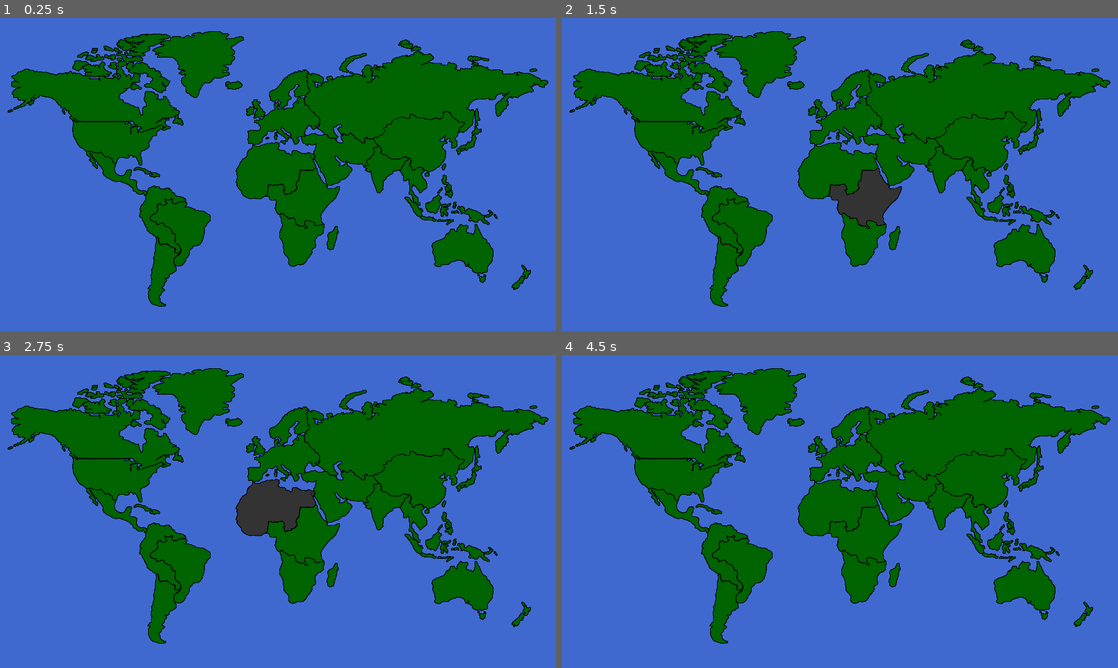
Above: before the commit, frames 1-4 (two rows, left to right).
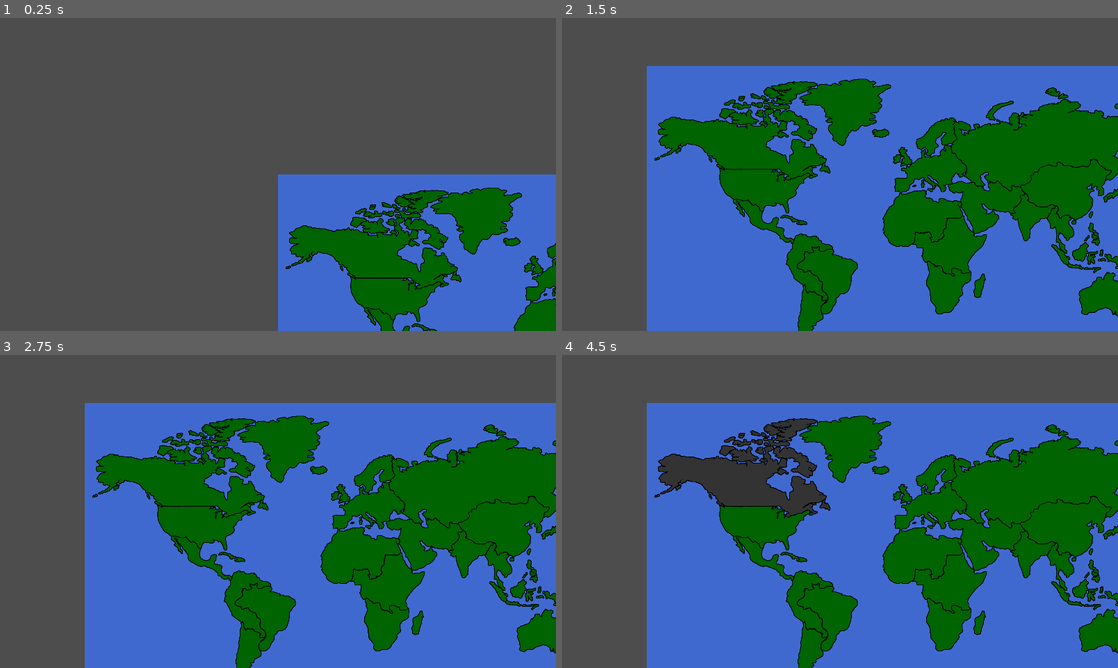
Above: after the commit, the same moments.

Repository: Niwatori401/PandemicGame
Game: Godot game, scene res://Scene/map_1.tscn
Two runs of this game, one before a commit and one after it. Both use one fixed random seed, a clock stepped at 60 frames per second and the inputs below.
Inputs (mouse positions are in pixels of both pictures, inside the frame that each line leads up to):
- Up to frame 1 (0.25 s): no input
- Up to frame 2 (1.5 s): tap Enter at 0.5 s; drag from (840, 174) to (895, 105) at 0.52 s; drag from (840, 174) to (812, 237) at 1.27 s
- Up to frame 3 (2.75 s): tap Space at 2 s; move the mouse to (278, 511) at 2.02 s; click (278, 511) at 2.17 s
- Up to frame 4 (4.5 s): tap Enter at 2.75, 4.25 s; drag from (840, 511) to (673, 464) at 2.77 s; tap Space at 3.5 s; drag from (840, 511) to (867, 511) at 3.52 s; drag from (840, 511) to (756, 433) at 4.27 s

The runs differ from the first frame. In frame 1, 87% of the frame differs, in the area x 0-100%, y 0-100%; in frame 2, 68%; in frame 3, 68%; in frame 4, 69%.

Commit message:
Remove unnecessary node

Diff:
--- /dev/null
+++ b/Scene/main_gui.tscn
@@ -0,0 +1,23 @@
+[gd_scene load_steps=2 format=3 uid="uid://bbolkxeyp3wq5"]
+
+[ext_resource type="Script" path="res://Src/main_gui.gd" id="1_gg143"]
+
+[node name="MainGUI" type="Control"]
+layout_mode = 3
+anchors_preset = 15
+anchor_right = 1.0
+anchor_bottom = 1.0
+grow_horizontal = 2
+grow_vertical = 2
+script = ExtResource("1_gg143")
+
+[node name="Button" type="TextureButton" parent="."]
+layout_mode = 0
+offset_right = 40.0
+offset_bottom = 40.0
+
+[node name="Label" type="RichTextLabel" parent="Button"]
+layout_mode = 0
+offset_right = 40.0
+offset_bottom = 40.0
+mouse_filter = 2
--- a/Scene/map_1.tscn
+++ b/Scene/map_1.tscn
@@ -1,6 +1,7 @@
-[gd_scene load_steps=22 format=3 uid="uid://b1aumwyase5k1"]
+[gd_scene load_steps=23 format=3 uid="uid://b1aumwyase5k1"]
 
 [ext_resource type="Texture2D" uid="uid://dw13s1ed4ih8w" path="res://Assets/Art/map_background.png" id="1_d856r"]
+[ext_resource type="Script" path="res://Src/map_1.gd" id="1_rtube"]
 [ext_resource type="PackedScene" uid="uid://cap7nr54liyel" path="res://Scene/region.tscn" id="2_uxgqf"]
 [ext_resource type="Texture2D" uid="uid://cy2qdbnb845hm" path="res://Assets/Art/north_america_usa.png" id="3_5hvfj"]
 [ext_resource type="Texture2D" uid="uid://drg8cp7fp0s0f" path="res://Assets/Art/north_america_greenland.png" id="4_1gdme"]
@@ -23,6 +24,7 @@
 [ext_resource type="PackedScene" uid="uid://b2d5nx4f8p4x4" path="res://Scene/region_overview_dialog.tscn" id="21_l4jp5"]
 
 [node name="Map_1" type="Node"]
+script = ExtResource("1_rtube")
 
 [node name="BackgroundImage" type="Sprite2D" parent="."]
 position = Vector2(576, 324)
@@ -104,3 +106,7 @@
 region_name = "Japan"
 
 [node name="RegionOverviewDialog" parent="." instance=ExtResource("21_l4jp5")]
+
+[node name="PlayerCamera" type="Camera2D" parent="."]
+position_smoothing_enabled = true
+position_smoothing_speed = 10.0
--- /dev/null
+++ b/Src/main_gui.gd
@@ -0,0 +1,11 @@
+extends Control
+
+
+# Called when the node enters the scene tree for the first time.
+func _ready():
+	pass # Replace with function body.
+
+
+# Called every frame. 'delta' is the elapsed time since the previous frame.
+func _process(delta):
+	pass
--- /dev/null
+++ b/Src/map_1.gd
@@ -0,0 +1,31 @@
+extends Node
+
+var ZOOM_MINIMUM = 1.0;
+var ZOOM_MAXIMUM = 3.0;
+
+
+func _ready():
+	pass;
+
+func _input(event):
+	# Zooming
+	if event is InputEventMouseButton:
+		if event.button_index == MOUSE_BUTTON_WHEEL_UP and $PlayerCamera.zoom.x < ZOOM_MAXIMUM:
+			$PlayerCamera.zoom += Vector2(0.1, 0.1)
+		elif event.button_index == MOUSE_BUTTON_WHEEL_DOWN and $PlayerCamera.zoom.x > ZOOM_MINIMUM:
+			$PlayerCamera.zoom -= Vector2(0.1, 0.1)
+
+	# Panning
+	elif event is InputEventMouseMotion:
+		if event.button_mask & MOUSE_BUTTON_MASK_LEFT:
+			var drag_delta = event.relative
+			$PlayerCamera.position -= drag_delta / $PlayerCamera.zoom.x
+
+	var viewport_size = get_viewport().size;
+	# Currently issues on window resize
+	#DisplayServer.window_get_size();
+	$PlayerCamera.position.x = clampf($PlayerCamera.position.x, viewport_size.x / ($PlayerCamera.zoom.x * 2), (($PlayerCamera.zoom.y * 2 - 1) * viewport_size.x) / ($PlayerCamera.zoom.x * 2))
+	$PlayerCamera.position.y = clampf($PlayerCamera.position.y, viewport_size.y / ($PlayerCamera.zoom.y * 2), (($PlayerCamera.zoom.y * 2 - 1) * viewport_size.y) / ($PlayerCamera.zoom.y * 2))
+
+func _process(delta):
+	pass
